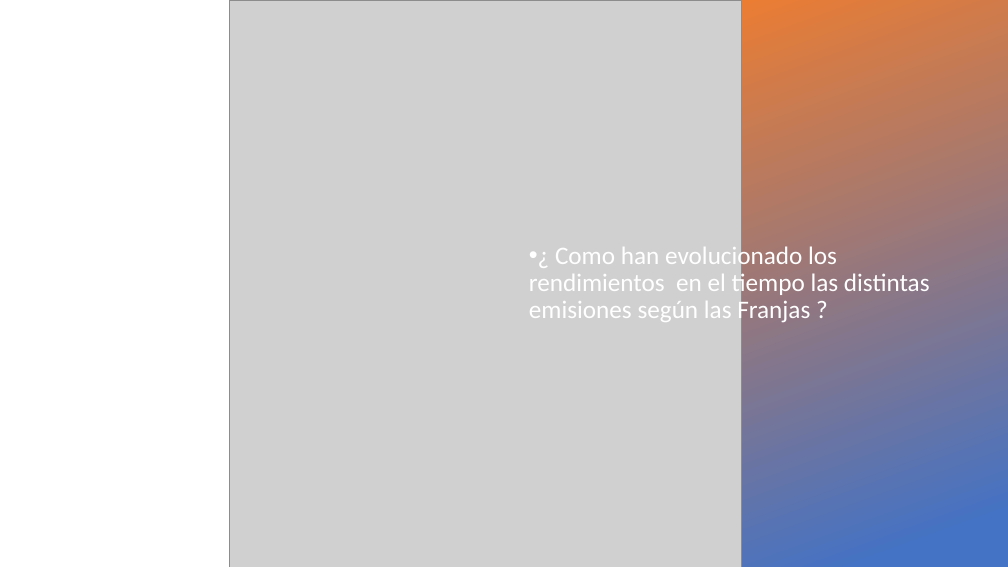
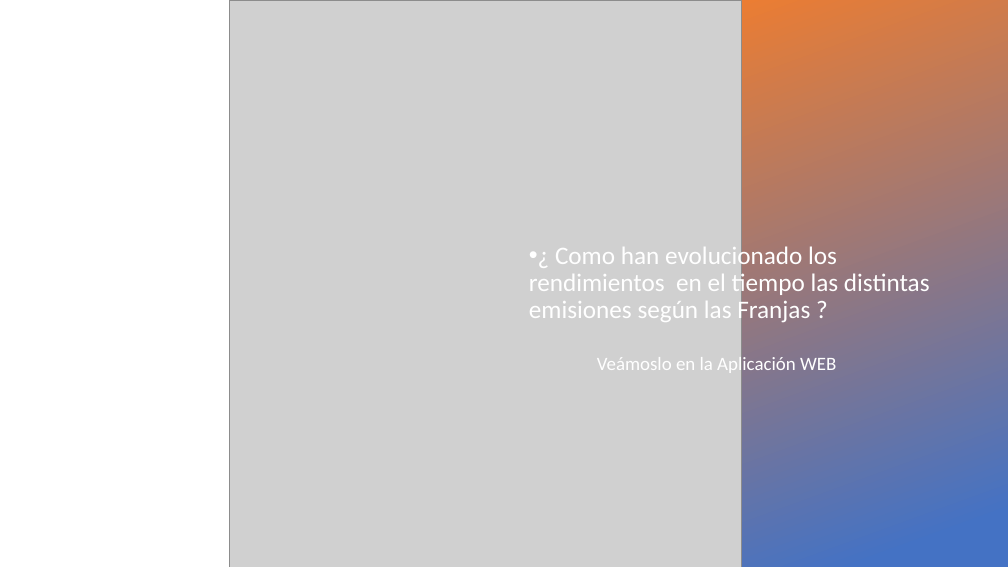
Before and after one commit to mcuevasg/Prueba_Canal, a slide deck: slide 9 of Lugares que Hablan.pptx. Drawn at 1008x567 pixels with LibreOffice and Linux fonts; fonts in the diff are those of the drawing; grey boxes stand for pictures. Boxes give left, top, right and bottom in pixels: in the first picture for what was removed or moved away, otherwise in the second. Text is boxed around its words. In the diff, an @@ line names an element or a change of style, - is before the commit and + after.

```diff
--- a/Lugares que Hablan.pptx
+++ b/Lugares que Hablan.pptx
@@ text added at (x1=597, y1=355, x2=836, y2=376), 18 pt, text #FFFFFF @@
+Veámoslo en la Aplicación WEB
```
